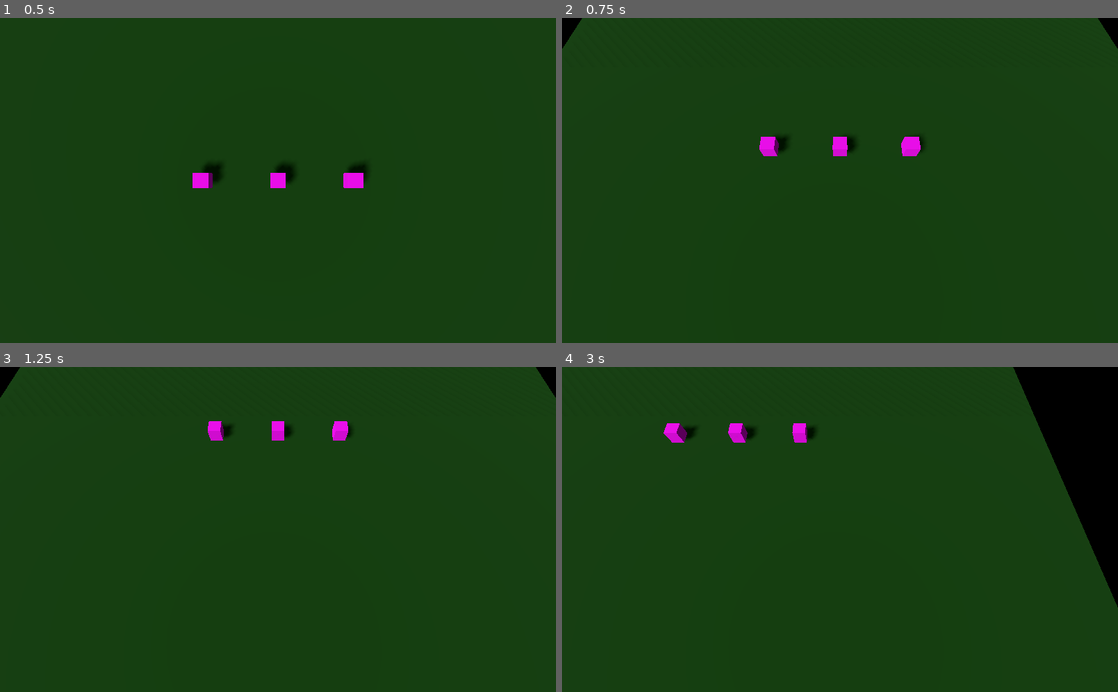
Above: before the commit, frames 1-4 (two rows, left to right).
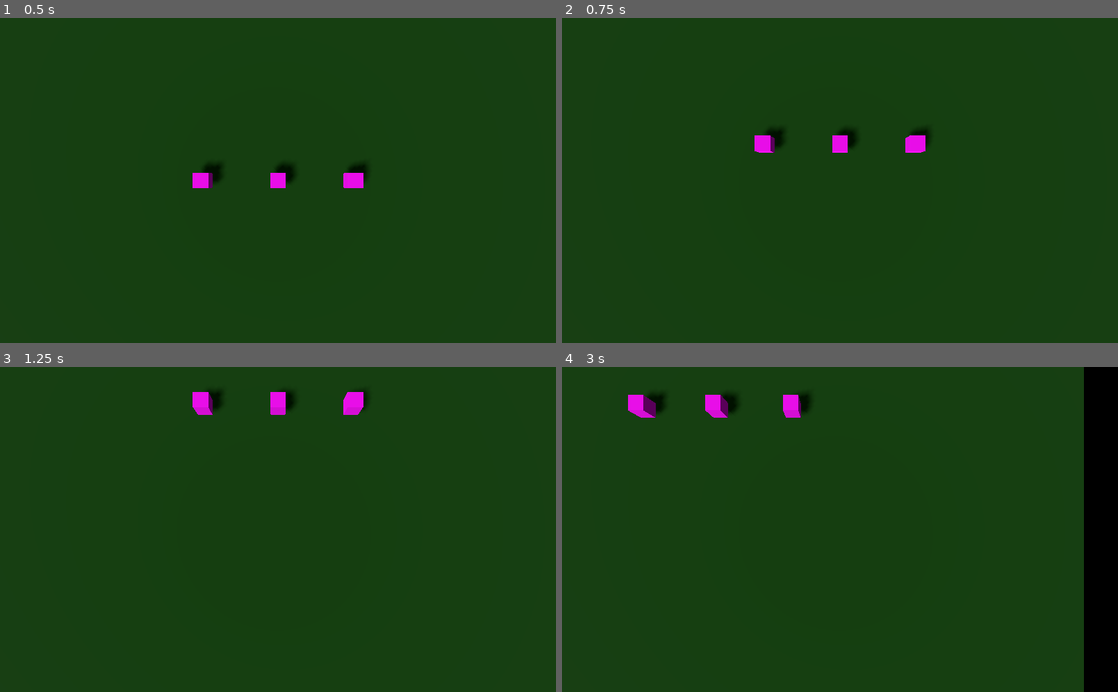
Above: after the commit, the same moments.

Repository: Aspiring-Dinosaur/TownSimProto
Game: Godot game, scene res://scenes/main/main.tscn
Two runs of this game, one before a commit and one after it. Both use one fixed random seed, a clock stepped at 60 frames per second and the inputs below.
Inputs (mouse positions are in pixels of both pictures, inside the frame that each line leads up to):
- Up to frame 1 (0.5 s): no input
- Up to frame 2 (0.75 s): tap Enter at 0.5 s; move the mouse to (962, 164) at 0.52 s; hold S (camera_pan_down) from 0.53 s (still down); click (962, 164) at 0.67 s
- Up to frame 3 (1.25 s): keep holding S (camera_pan_down)
- Up to frame 4 (3 s): move the mouse to (728, 545) at 1.27 s; release S (camera_pan_down) at 1.28 s; tap A (camera_pan_left) at 1.35 s; click (728, 545) at 1.42 s; tap Space at 2 s; move the mouse to (895, 458) at 2.02 s; hold D (camera_pan_right) 2.03-2.78 s; click (895, 458) at 2.17 s; move the mouse to (812, 594) at 2.77 s; tap W (camera_pan_up) at 2.85 s; click (812, 594) at 2.92 s

Frame 1 is identical in both runs. In frame 2, 0.9% of the frame differs, in the area x 0-100%, y 0-43%; in frame 3, 1.8%; in frame 4, 7.2%, in the area x 11-100%, y 0-100%.

Commit message:
Adjusted the camera boom tilt min/max

Diff:
--- a/scenes/common/prefabs/top_down_camera.gd
+++ b/scenes/common/prefabs/top_down_camera.gd
@@ -5,11 +5,11 @@
 export var _boom_min_y: float = 4.0
 export var _boom_max_y: float = 32.0
 
-export var _boom_tilt_max_deg: float setget _set_boom_tilt_max_deg, _get_boom_tilt_max_deg
-export var _boom_tilt_min_deg: float setget _set_boom_tilt_min_deg, _get_boom_tilt_min_deg
+export(float) var _boom_tilt_max_deg = TAU / 4.0 - TAU / 32.0 setget _set_boom_tilt_max_deg, _get_boom_tilt_max_deg
+export(float) var _boom_tilt_min_deg = 0.0 setget _set_boom_tilt_min_deg, _get_boom_tilt_min_deg
 
-var _boom_tilt_max: float = TAU / 4.0
-var _boom_tilt_min: float = TAU / 16.0
+var _boom_tilt_max: float = TAU / 4.0 - TAU / 32.0
+var _boom_tilt_min: float = 0.0
 
 var _boom_rotation_speed: float = 0.005
 
